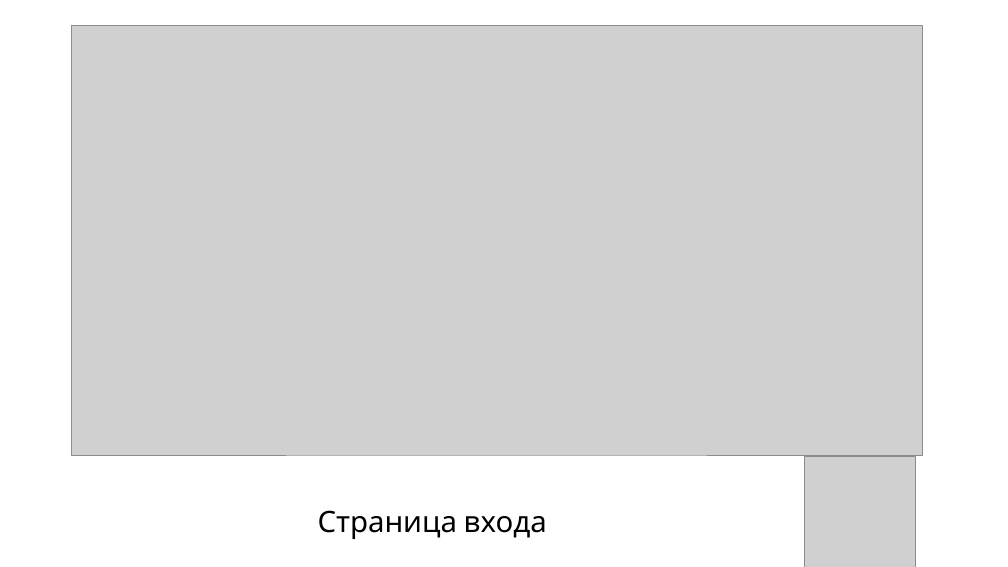
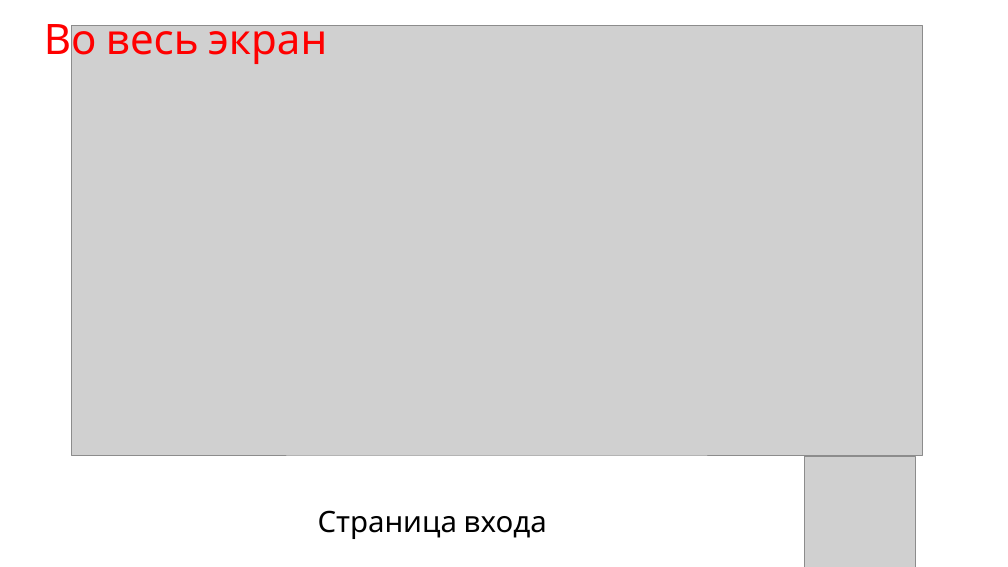
Before and after one commit to Danildanil228/diplomfiles, a slide deck: slide 13 of Презентация.pptx (slide 12 before the commit). Drawn at 1008x567 pixels with LibreOffice and Linux fonts; fonts in the diff are those of the drawing; grey boxes stand for pictures; background and template pictures are left out. Boxes give left, top, right and bottom in pixels: in the first picture for what was removed or moved away, otherwise in the second. Text is boxed around its words. In the diff, an @@ line names an element or a change of style, - is before the commit and + after.

```diff
--- a/Презентация.pptx
+++ b/Презентация.pptx
@@ text added at [44,14,327,65], 40 pt, text #FF0000 @@
+Во весь экран
```
Also in this commit, not shown: 6 other slides changed, 2 slides added, 2 slides removed.
